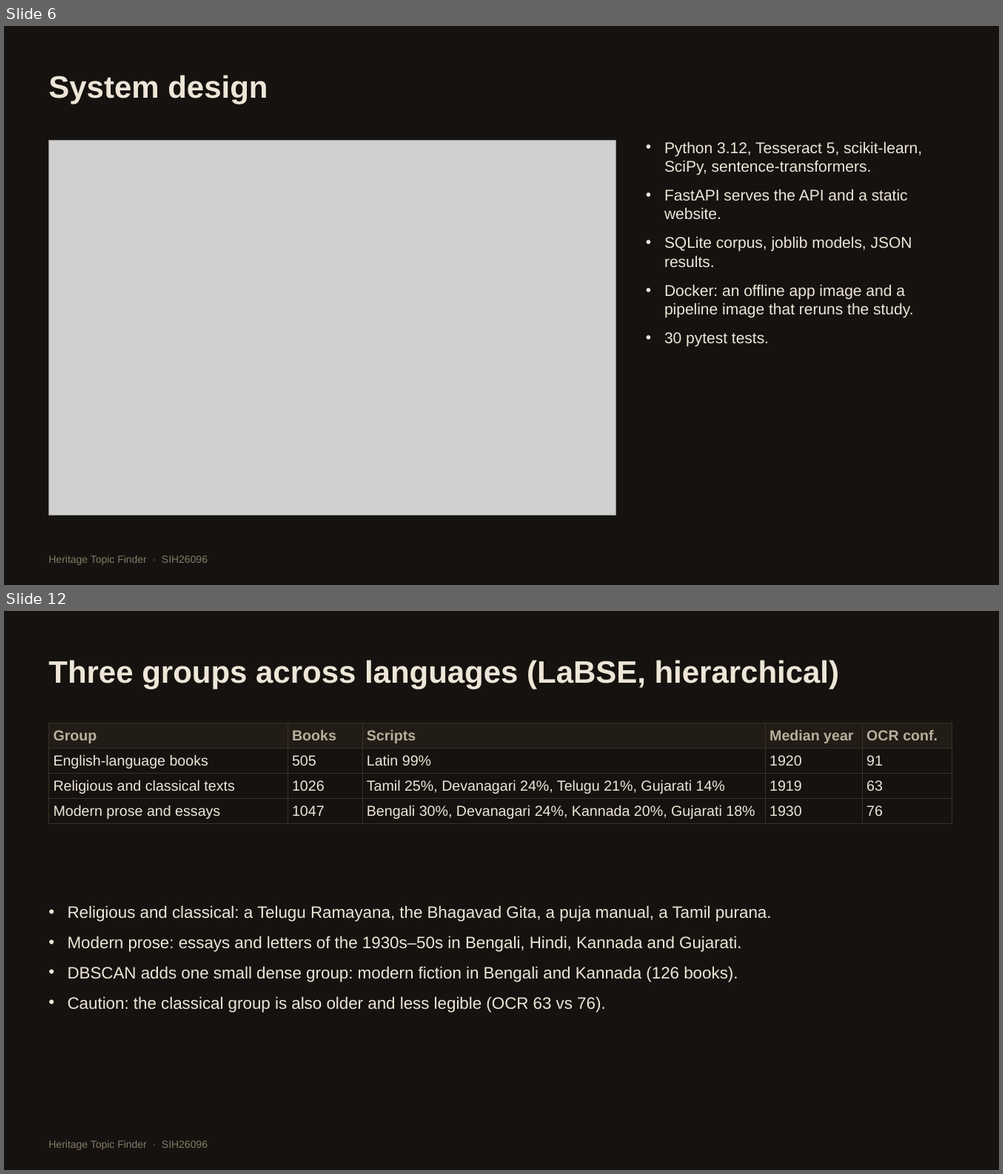
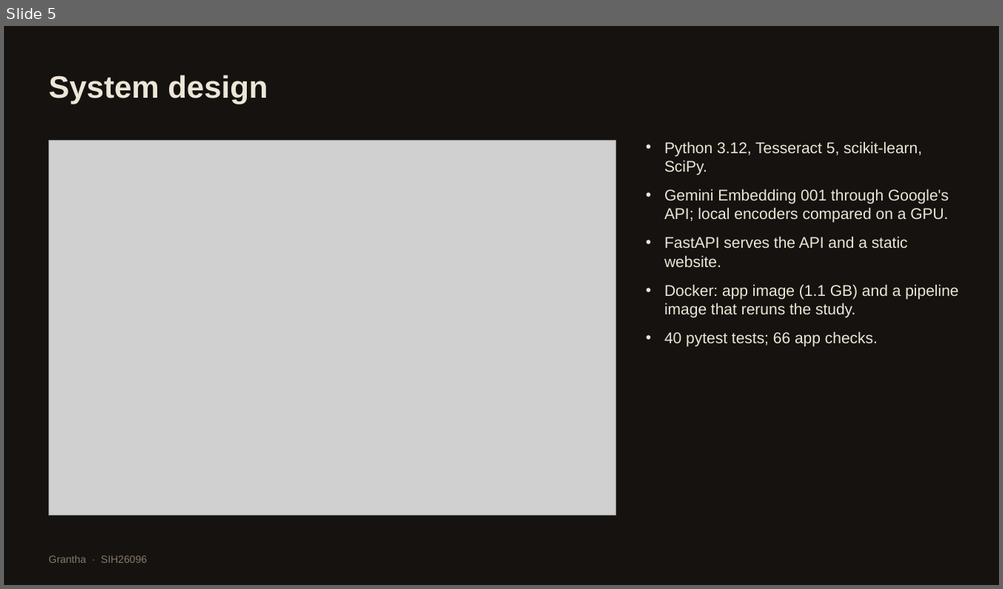
Before and after one commit to rohannes64/Grantha-Heritage-Tracker, a slide deck: docs/Grantha_Deck.pptx. Shown one above the other, each under a label of ours: slides 6 and 12 before the commit, slide 5 after it; the slides between them are not shown. The pictures are 1003x1174 and 1003x589 pixels, drawn with LibreOffice and Linux fonts; fonts in the diff are those of the drawing; grey boxes stand for pictures. Boxes give left, top, right and bottom in pixels: in the first picture for what was removed or moved away, otherwise in the second. Text is boxed around its words. In the diff, an @@ line names an element or a change of style, - is before the commit and + after.

```diff
--- a/docs/Grantha_Deck.pptx
+++ b/docs/Grantha_Deck.pptx
@@ slide 12 removed at (x1=4, y1=611, x2=999, y2=1170), background #16120F @@
@@ text removed at (x1=48, y1=660, x2=839, y2=689) @@
-Three groups across languages (LaBSE, hierarchical)
@@ table removed at (x1=48, y1=723, x2=951, y2=822), 4 rows, 5 columns @@
-Group | Books | Scripts | Median year | OCR conf.
-English-language books | 505 | Latin 99% | 1920 | 91
-Religious and classical texts | 1026 | Tamil 25%, Devanagari 24%, Telugu 21%, Gujarati 14% | 1919 | 63
-Modern prose and essays | 1047 | Bengali 30%, Devanagari 24%, Kannada 20%, Gujarati 18% | 1930 | 76
@@ text removed at (x1=68, y1=906, x2=771, y2=1013) @@
-• Religious and classical: a Telugu Ramayana, the Bhagavad Gita, a puja manual, a Tamil purana.
-• Modern prose: essays and letters of the 1930s–50s in Bengali, Hindi, Kannada and Gujarati.
-• DBSCAN adds one small dense group: modern fiction in Bengali and Kannada (126 books).
-• Caution: the classical group is also older and less legible (OCR 63 vs 76).
@@ text removed at (x1=48, y1=1141, x2=208, y2=1150) @@
-Heritage Topic Finder · SIH26096
@@ what was slide 6 is now slide 5 @@
@@ slide 5 changed as well @@
@@ text at (x1=664, y1=141, x2=948, y2=223): text changed @@
-• Python 3.12, Tesseract 5, scikit-learn, SciPy, sentence-transformers.
+• Python 3.12, Tesseract 5, scikit-learn, SciPy.
+• Gemini Embedding 001 through Google's API; local encoders compared on a GPU.
@@ text at (x1=664, y1=284, x2=958, y2=347): text changed @@
-• SQLite corpus, joblib models, JSON results.
-• Docker: an offline app image and a pipeline image that reruns the study.
-• 30 pytest tests.
+• Docker: app image (1.1 GB) and a pipeline image that reruns the study.
+• 40 pytest tests; 66 app checks.
@@ text at (x1=48, y1=556, x2=147, y2=563): text changed @@
-Heritage Topic Finder · SIH26096
+Grantha · SIH26096
```
Also in this commit, not shown: 10 other slides changed, 5 slides added, 5 other slides removed, 14 other files.
